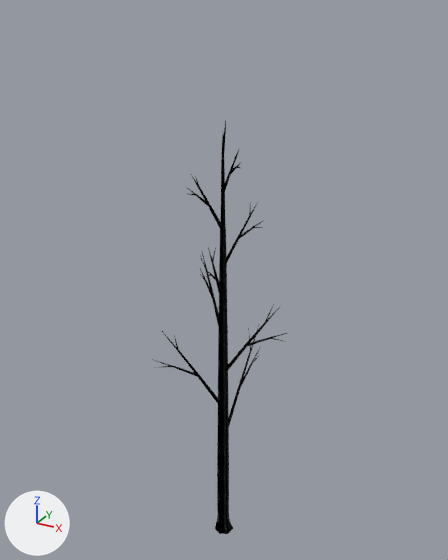
The glTF model assets/furniture/tree_medium/tree_medium.glb: old version first, new version second.
Before and after are seen from a camera (50 mm lens) standing at (3.15, -6.13, 6.85) and looking at (-0.26, 0.07, 3.75). The lights are fixed; the arrows at lower left show +X, +Y and +Z. The picture after the commit comes second.
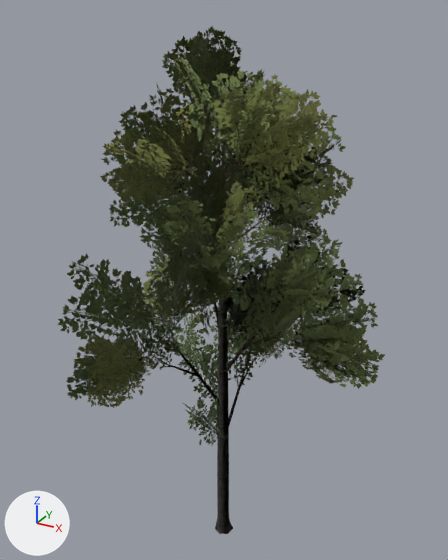
The newer file is also turned or shifted as a whole; pictures and numbers use the older file's frame.

What the commit changed:
Material 'leaves_ovate' (mat_leaves_ovate) is new.
Uses the picture img_image_0.
Mesh me_object_85 is new.
It has 2192 vertices, 1644 faces and spans x -1.64..1.96, y -1.72..2.24, z 1.54..6.69.
It uses material mat_leaves_ovate.
Object 'Object_136' (ob_object_136) is new; it shows me_object_85.
Its location is (-0.11, -0.22, 0.0).

Pixel boxes [x1, y1, x2, y2] of what changed, in the pictures (448 x 560 px):
'Object_136', added (green)
    after: [58, 26, 385, 446]
